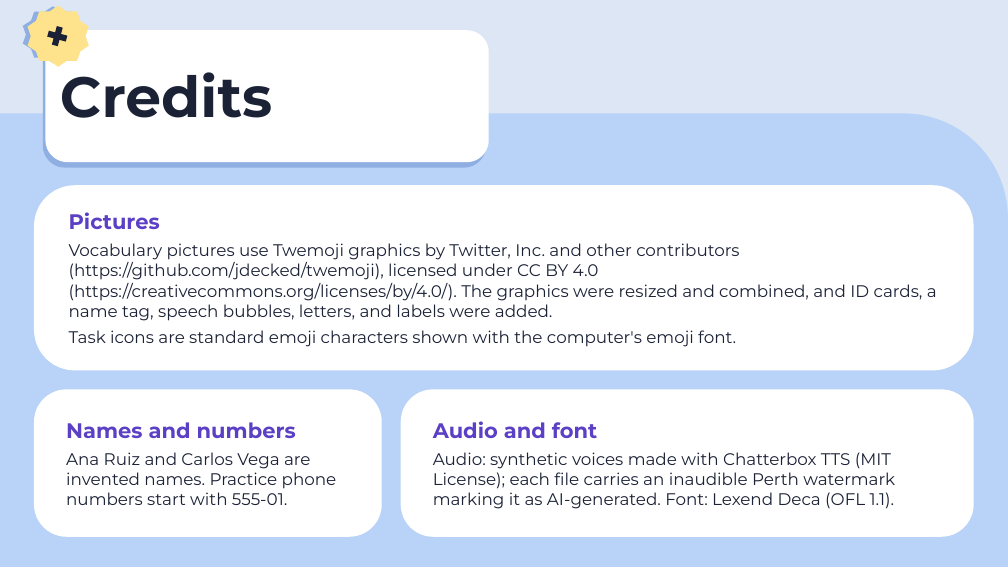
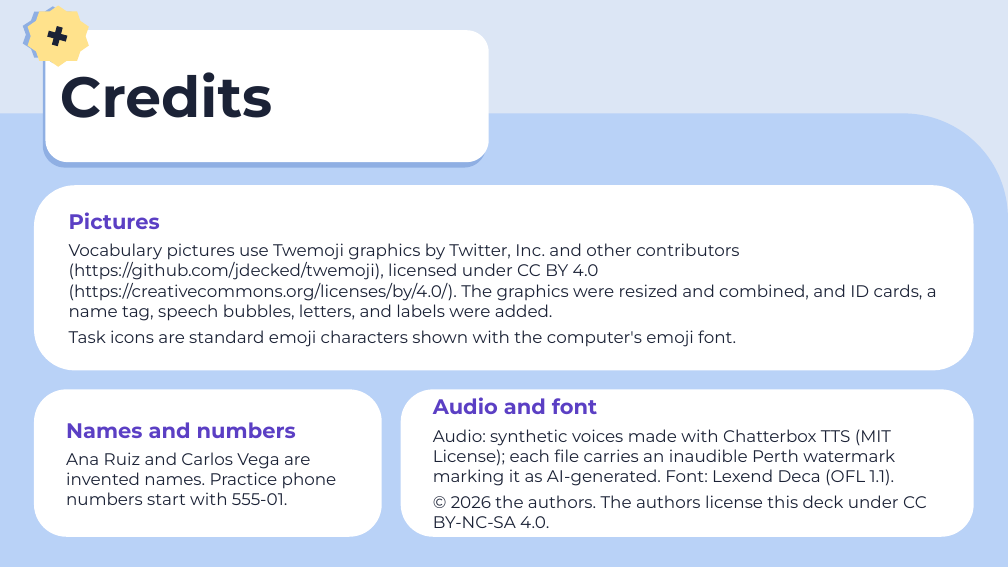
Before and after one commit to sdpursley/ESL-Curriculum, a slide deck: slide 23 of level1/slides/Level1_Lesson1_Slides.pptx. Drawn at 1008x567 pixels with LibreOffice and Linux fonts; fonts in the diff are those of the drawing. Boxes give left, top, right and bottom in pixels: in the first picture for what was removed or moved away, otherwise in the second. Text is boxed around its words. In the diff, an @@ line names an element or a change of style, - is before the commit and + after.

```diff
--- a/level1/slides/Level1_Lesson1_Slides.pptx
+++ b/level1/slides/Level1_Lesson1_Slides.pptx
@@ text in rounded rectangle at (433, 495, 927, 528): paragraph added @@
+© 2026 the authors. The authors license this deck under CC BY-NC-SA 4.0.
```
Also in this commit, not shown: 6 other files.
